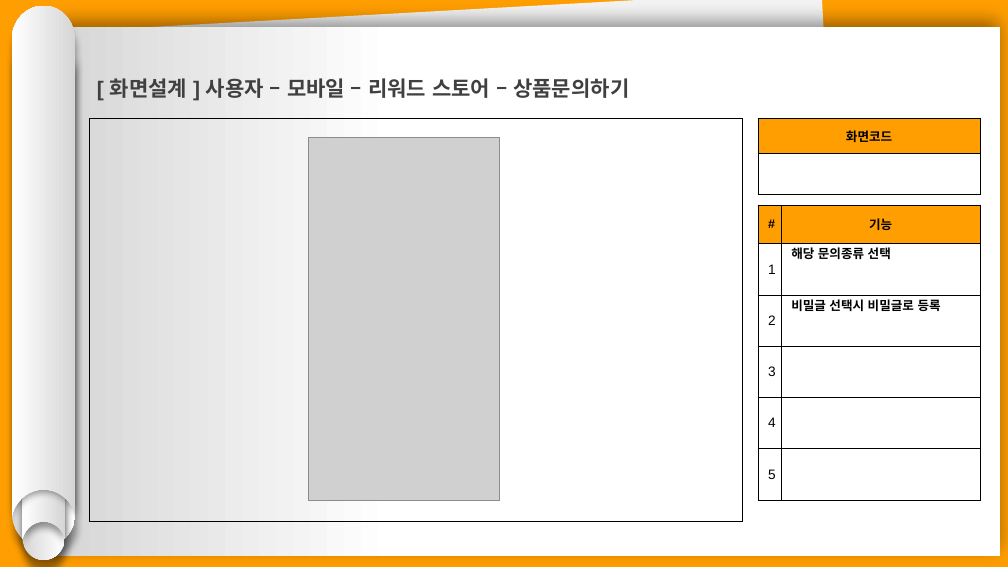
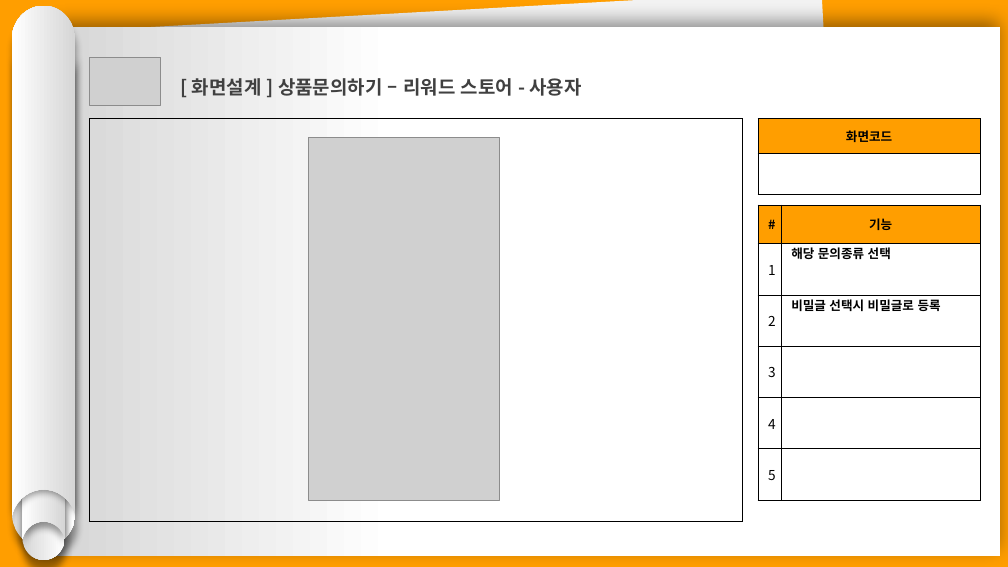
Before and after one commit to hhsw07/ezen-academy-projects, a slide deck: slide 12 of 0 발표용 파워포인트/project06 - 파워포인트 종합 - 기범.pptx (slide 13 before the commit). Drawn at 1008x567 pixels with LibreOffice and Linux fonts; fonts in the diff are those of the drawing; grey boxes stand for pictures. Boxes give left, top, right and bottom in pixels: in the first picture for what was removed or moved away, otherwise in the second. Text is boxed around its words. In the diff, an @@ line names an element or a change of style, - is before the commit and + after.

```diff
--- a/0 발표용 파워포인트/project06 - 파워포인트 종합 - 기범.pptx
+++ b/0 발표용 파워포인트/project06 - 파워포인트 종합 - 기범.pptx
@@ picture added at <box>89,57,160,105</box> @@
@@ text at <box>192,78,581,96</box>: text changed; size 20 to 18 pt; font Arial to Noto Sans CJK KR @@
-[ 화면설계 ] 사용자 – 모바일 – 리워드 스토어 – 상품문의하기
+[ 화면설계 ] 상품문의하기 – 리워드 스토어 - 사용자
@@ table at <box>758,205,981,500</box> @@
@@ font Arial to Noto Sans CJK KR @@
```
Also in this commit, not shown: 11 other slides changed, 1 slide removed.
